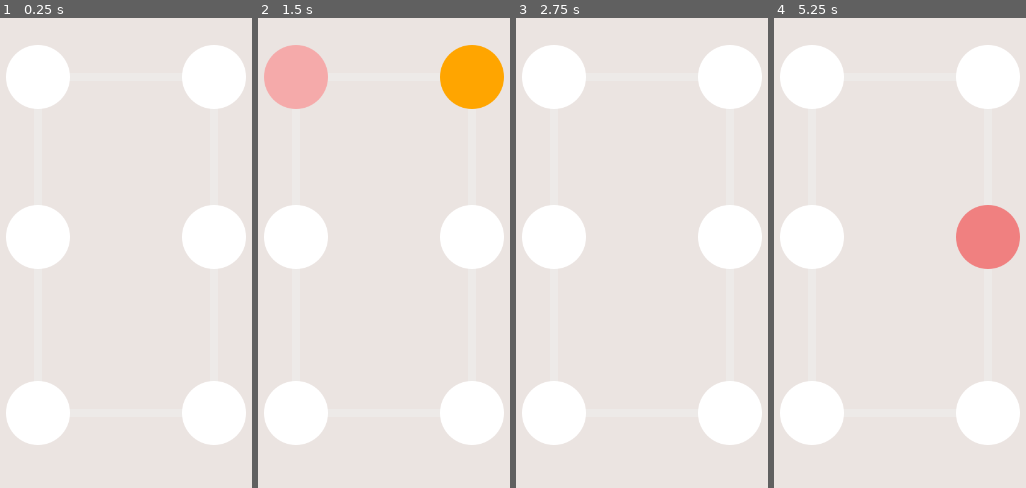
Above: before the commit, frames 1-4 (left to right).
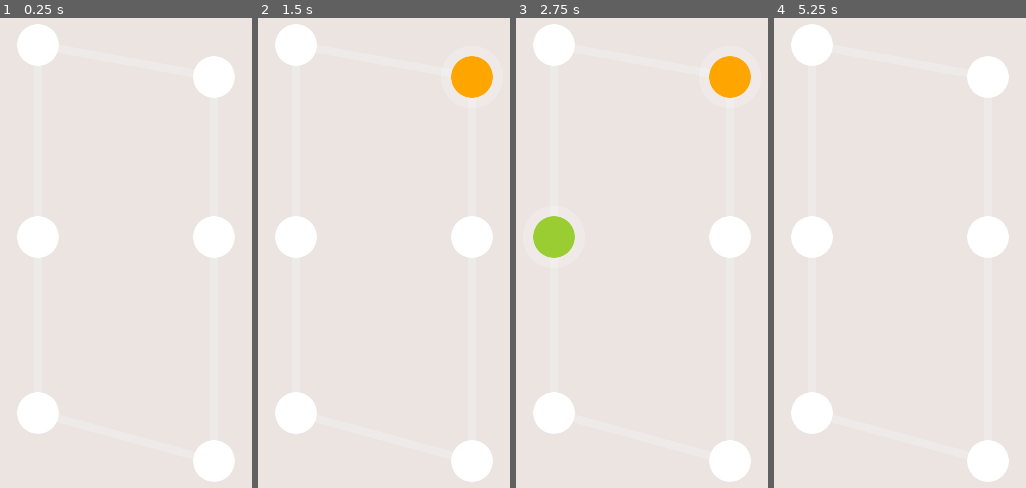
Above: after the commit, the same moments.

Repository: papazeal/tiny-memo
Game: Godot game, scene res://game.tscn
The game is run twice, just before and just after one commit, with the same random seed, the same clock (stepped at 60 frames per second) and the same inputs.
Inputs (mouse positions are in pixels of both pictures, inside the frame that each line leads up to):
- Up to frame 1 (0.25 s): no input
- Up to frame 2 (1.5 s): tap Enter at 0.5 s; drag from (472, 79) to (295, 79) at 0.52 s; tap Space at 1.25 s; drag from (295, 79) to (472, 79) at 1.27 s
- Up to frame 3 (2.75 s): tap Enter at 2 s; move the mouse to (553, 238) at 2.02 s; press the mouse at (553, 238) at 2.03 s; tap Shift at 2.1 s
- Up to frame 4 (5.25 s): release the mouse at (811, 238) at 2.75 s; tap Space at 2.75, 4.25 s; drag from (811, 412) to (811, 79) at 2.77 s; tap Enter at 3.5 s; drag from (988, 412) to (811, 238) at 3.52 s; drag from (988, 238) to (811, 238) at 4.27 s; move the mouse to (920, 248) at 5.02 s; press the mouse at (920, 248) at 5.03 s

The runs differ from the first frame. In frame 1, 11% of the frame differs, in the area x 2-98%, y 1-99%; in frame 2, 12%; in frame 3, 11%; in frame 4, 13%.

Commit message:
finish basic game loop

Diff:
--- a/dot.gd
+++ b/dot.gd
@@ -2,13 +2,17 @@
 class_name Dot
 
 @onready var sprite = $sprite
+@onready var dot_core = $sprite/core
+@onready var dot_bg = $sprite/bg
 var dot_color = Color.WHITE
 var is_showing = false
+var is_active = true
 var index = 0
 signal click(dot:Dot)
 
 # Called when the node enters the scene tree for the first time.
 func _ready():
+	dot_bg.visible = false
 	pass # Replace with function body.
 
 # Called every frame. 'delta' is the elapsed time since the previous frame.
@@ -21,21 +25,29 @@
 
 func reveal():
 	is_showing = true
+	dot_bg.visible = true
 	#sprite.modulate = dot_color
 	#sprite.scale = Vector2(1.3,1.3)
 	var tween = get_tree().create_tween()
-	tween.tween_property(sprite, "modulate", dot_color, 0.25).set_ease(Tween.EASE_IN)
+	tween.tween_property(dot_core, "modulate", dot_color, 0.25).set_ease(Tween.EASE_IN)
 	pass
 
 func disclose():
 	is_showing = false
-	sprite.modulate = Color.WHITE
+	dot_bg.visible = false
+	dot_core.modulate = Color.WHITE
+	pass
+
+func deactivate():
+	is_active = false
+	var tween = get_tree().create_tween()
+	tween.tween_property(sprite, "scale", Vector2(0.4,0.4), 0.4).set_ease(Tween.EASE_OUT)
 	pass
 
 func _on_input_event(viewport: Node, event: InputEvent, shape_idx: int):
+	if !is_active:
+		return
+
 	if event.is_action_pressed("click"):
-		#print_debug('click')
-		#sprite.modulate = dot_color
-
 		emit_signal('click', self)
 	pass # Replace with function body.
--- a/dot.tscn
+++ b/dot.tscn
@@ -4,15 +4,20 @@
 [ext_resource type="Texture2D" uid="uid://ddxfqn4lybvgo" path="res://dot.svg" id="2_1gjxd"]
 
 [sub_resource type="CircleShape2D" id="CircleShape2D_s1m4s"]
-radius = 35.0
+radius = 26.0
 
 [node name="dot" type="Area2D"]
 script = ExtResource("1_yg0dm")
 
 [node name="sprite" type="Node2D" parent="."]
 
-[node name="Sprite2D" type="Sprite2D" parent="sprite"]
-scale = Vector2(0.615385, 0.615385)
+[node name="bg" type="Sprite2D" parent="sprite"]
+modulate = Color(1, 1, 1, 0.196078)
+scale = Vector2(0.6, 0.6)
+texture = ExtResource("2_1gjxd")
+
+[node name="core" type="Sprite2D" parent="sprite"]
+scale = Vector2(0.4, 0.4)
 texture = ExtResource("2_1gjxd")
 
 [node name="CollisionShape2D" type="CollisionShape2D" parent="."]
--- a/game.gd
+++ b/game.gd
@@ -17,6 +17,12 @@
 # Called every frame. 'delta' is the elapsed time since the previous frame.
 func _process(delta):
 
+	pass
+
+func clear_level():
+	for d in dots:
+		d.queue_free()
+	dots.clear()
 	pass
 
 func init_level():
@@ -44,17 +50,21 @@
 
 
 func _on_dot_click(dot:Dot):
+	print('click')
+
+	# select dot must not more than 2
 	if selected_dots.size() >= 2:
 		return
 
-	print('click')
+	# check duplicate
+	if selected_dots.size() == 1:
+		if selected_dots[0] == dot:
+			return
 
 	selected_dots.append(dot)
 	audio.pitch_scale = 1+((selected_dots.size()-1)*0.1)
 	audio.play()
 	dot.reveal()
-
-
 
 	if selected_dots.size() == 2:
 		await get_tree().create_timer(0.75).timeout
@@ -63,14 +73,24 @@
 			print('match!')
 			selected_dots[0].disclose()
 			selected_dots[1].disclose()
+			selected_dots[0].deactivate()
+			selected_dots[1].deactivate()
 			audio.pitch_scale = 1.4
 			audio.play()
 		else:
 			selected_dots[0].disclose()
 			selected_dots[1].disclose()
+
 		selected_dots.clear()
 
-	if dots.size() == 0:
-		init_level()
+		# check active dots
+		var all_dots_inactive = true
+		for d in dots:
+			if d.is_active:
+				all_dots_inactive = false
+		if all_dots_inactive:
+			await get_tree().create_timer(1.50).timeout
+			clear_level()
+			init_level()
 
 	pass # Replace with function body.
--- a/game.tscn
+++ b/game.tscn
@@ -6,7 +6,7 @@
 script = ExtResource("1_dytu8")
 
 [node name="Line2D" type="Line2D" parent="."]
-points = PackedVector2Array(288, 128, 112, 128, 112, 288, 112, 464, 288, 464, 288, 288)
+points = PackedVector2Array(288, 128, 112, 96, 112, 288, 112, 464, 288, 512, 288, 288)
 closed = true
 width = 8.0
 default_color = Color(0.941176, 0.941176, 0.941176, 0.466667)
Not shown, changed: dist/index.html
Not shown, changed: dist/index.pck
